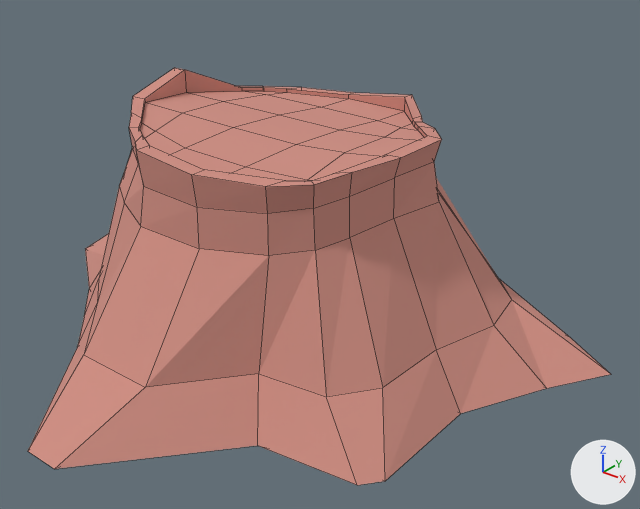
A saved change to the Blender file concepte/tree1.blend.
Camera for both pictures: a camera (50 mm lens) standing at (3.3, -3.82, 2.85) and looking at (0.28, -0.04, 0.51). The axes (+X, +Y, +Z) are drawn at lower right. The lights are the same throughout. Mesh edges are drawn as thin lines. The same objects are shown in both versions, whatever each file hides.
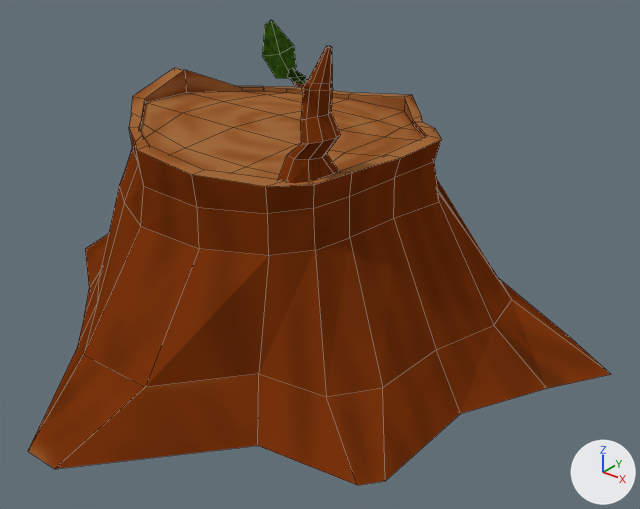
The edits, one by one:
Picture 'Material.005 Base Color' (img_material_005_base_color) is new.
Picture 'Material.004 Base Color' (img_material_004_base_color) is new.
Picture 'texture.001' (img_texture_001) is new.
In material 'Material.001' (mat_material_001), base_color is no longer (0.62, 0.271, 0.224), pink #ce8e82.
In material 'Material.001' (mat_material_001), texture is now set to img_texture_001.
In material 'Material.001' (mat_material_001), specular_ior_level is now set to 0.0.
Material 'Material.005' (mat_material_005) is new.
Its texture is img_material_005_base_color.
Its roughness is 1.0.
Its specular ior level is 0.0.
Material 'Material.004' (mat_material_004) is new.
Its texture is img_material_004_base_color.
Its roughness is 1.0.
Its specular ior level is 0.0.
me_plane_002 is used by ob_plane_001; location (0.678, -0.643, 1.221); scale (-0.0951, -0.0951, -0.0951).
me_plane_002 had 9 vertices, 4 faces and spanned x -1.0..1.0, y -1.0..1.0, z 0.0.
me_plane_002 now has 84 vertices, 72 faces and spans x -1.74..1.68, y -0.98..1.63, z -8.53..0.12.
me_plane_002 part 1: the whole mesh is rebuilt.
me_plane_002 now uses material mat_material_004 (picture img_material_004_base_color).
me_plane_002 now uses material mat_material_005 (picture img_material_005_base_color).

Pixel boxes [x1, y1, x2, y2] of what changed, in the pictures (640 x 509 px):
'Plane', surface changed (pink to brown): [28, 68, 611, 485] in both
'Plane.001', reshaped (not visible before): after [262, 20, 341, 183]
